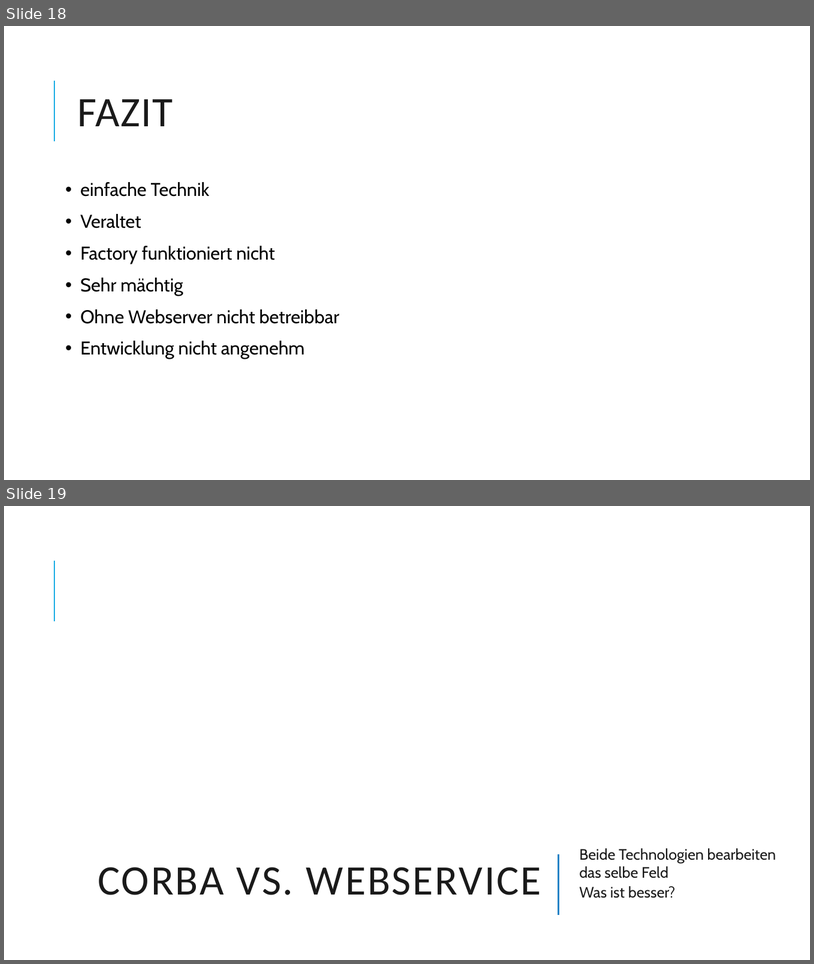
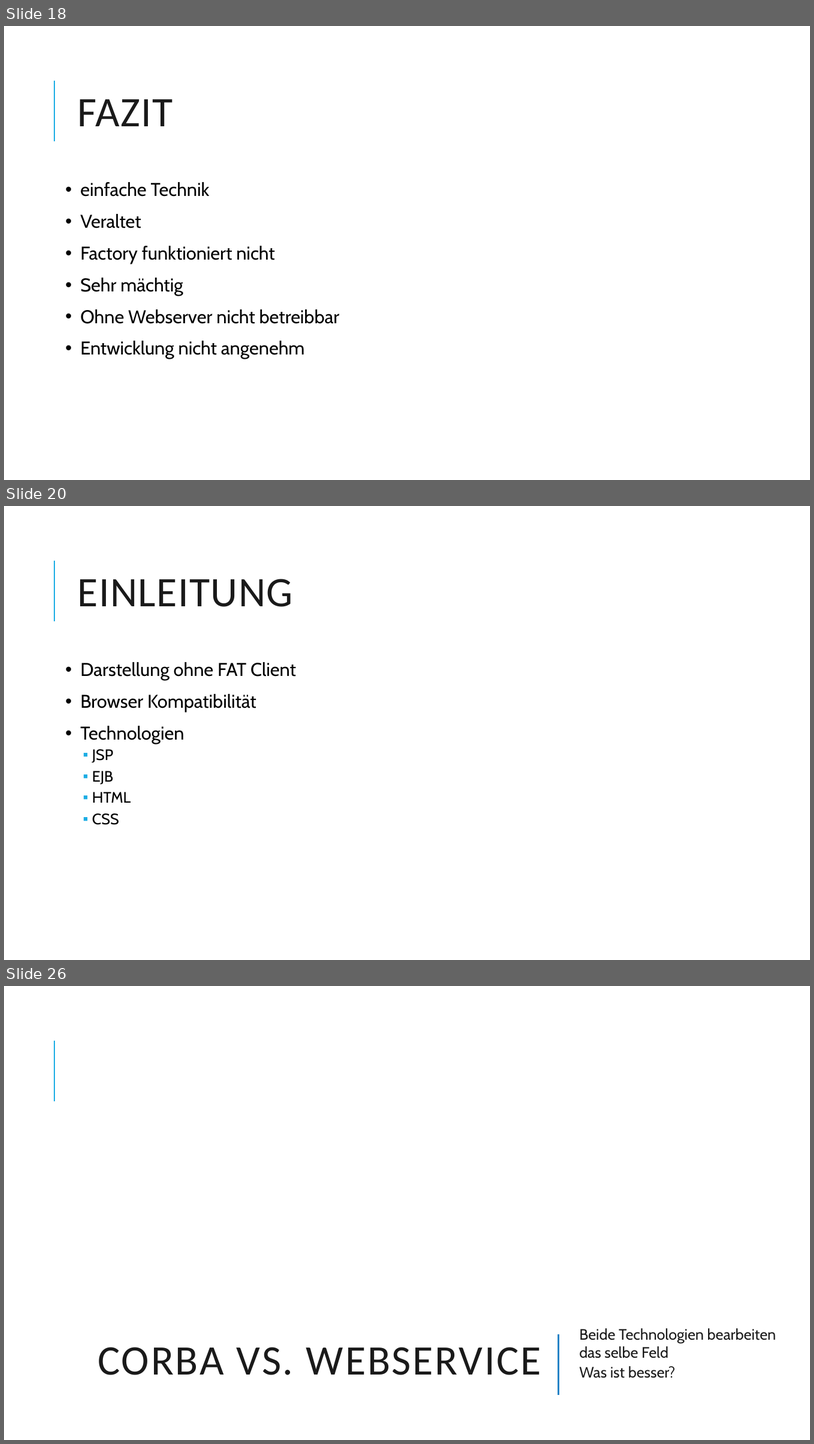
Before and after one commit to Dabjazz/SportsClubManager, a slide deck: Presentation/Presentation.pptx. Shown one above the other, each under a label of ours: slides 18 and 19 before the commit, slides 18, 20 and 26 after it; the slides between them are not shown. The pictures are 814x964 and 814x1444 pixels, drawn with LibreOffice and Linux fonts; fonts in the diff are those of the drawing; background and template pictures are left out. Boxes give left, top, right and bottom in pixels: in the first picture for what was removed or moved away, otherwise in the second. Text is boxed around its words. In the diff, an @@ line names an element or a change of style, - is before the commit and + after.

```diff
--- a/Presentation/Presentation.pptx
+++ b/Presentation/Presentation.pptx
@@ slide 20 added at (x1=4, y1=506, x2=810, y2=960), background #FFFFFF; not listed: 1 template element that a slide beside it also shows @@
@@ title added at (x1=78, y1=579, x2=293, y2=607), 50 pt, text #1A1A1A @@
+EINLEITUNG
@@ text added at (x1=80, y1=662, x2=296, y2=825), 22 pt, text #000000 @@
+• Darstellung ohne FAT Client
+• Browser Kompatibilität
+• Technologien
+  ▪ JSP
+  ▪ EJB
+  ▪ HTML
+  ▪ CSS
@@ what was slide 19 is now slide 26 @@
```
Also in this commit, not shown: 2 slides changed, 7 other slides added.
